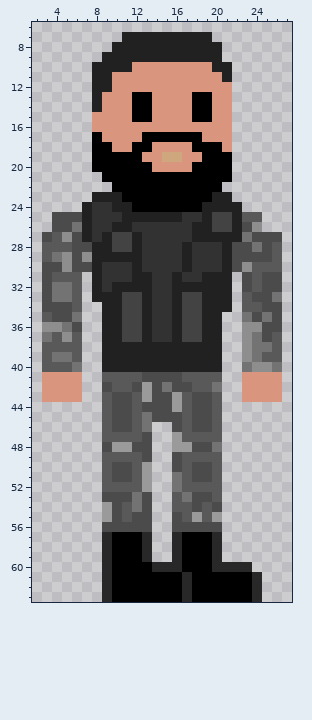
One commit to this pixel-art sprite: Character/Ennemi/jumpold_0.png. Above, as it was before the edit.
The file is 32x64 pixels. Pixels under 10% opacity are left out. Colours within 5 levels of each other are drawn and written as one. Shown: x 2..27, y 6..63.
New version:
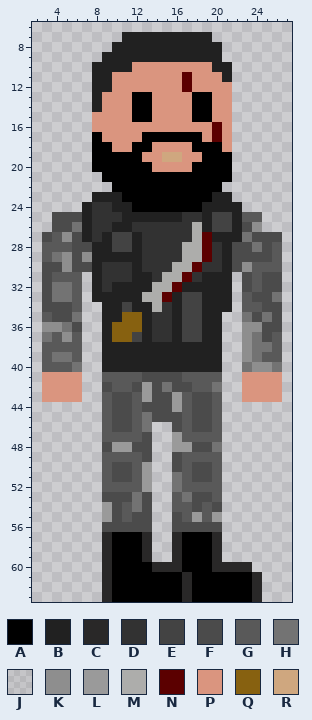
Palette (. is transparent): A #000000  B #212121  C #292828  D #323232  E #434343  F #4b4b4b  G #595959  H #737373  J #8e8e8e20  K #8e8e8e  L #9a9a9a  M #adadab  N #5b0000  P #da957f  Q #876110  R #cfa77f
Message: mechant charismatique wola il fait peur la
Edits made:
Colour B replaces colour E in row 33 at x 11 to 12; in row 34 at x 12.
Colour M replaces colour B in rows 26 to 27 at x 18; in rows 28 to 30 at x 17; in row 31 at x 16; in row 33 at x 13.
Colour M replaces colour D in rows 28 to 29 at x 18; in row 30 at x 16; in row 31 at x 15; in row 32 at x 14 to 15; in rows 33 to 34 at x 14.
Colour N replaces colour B in row 27 at x 19; in row 32 at x 16.
Colour N replaces colour D in rows 28 to 29 at x 19; in row 30 at x 18; in row 31 at x 17; in row 33 at x 15.
Colour N replaces colour P in rows 11 to 12 at x 17; in rows 16 to 17 at x 20.
Colour Q replaces colour B in rows 36 to 37 at x 10.
Colour Q replaces colour E in rows 35 to 36 at x 11 to 12; in row 37 at x 11.
Changed places in both pictures, as pixel boxes (x1, y1, x2, y2):
changed: (182, 72, 222, 142)
changed: (112, 222, 212, 342)
